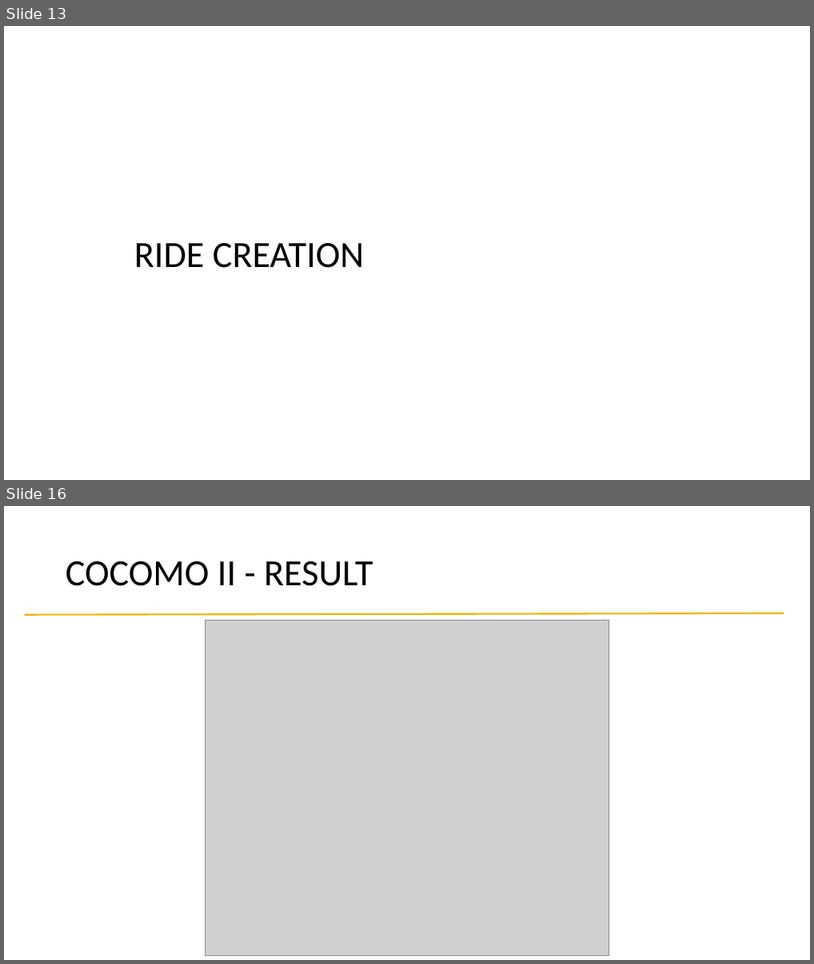
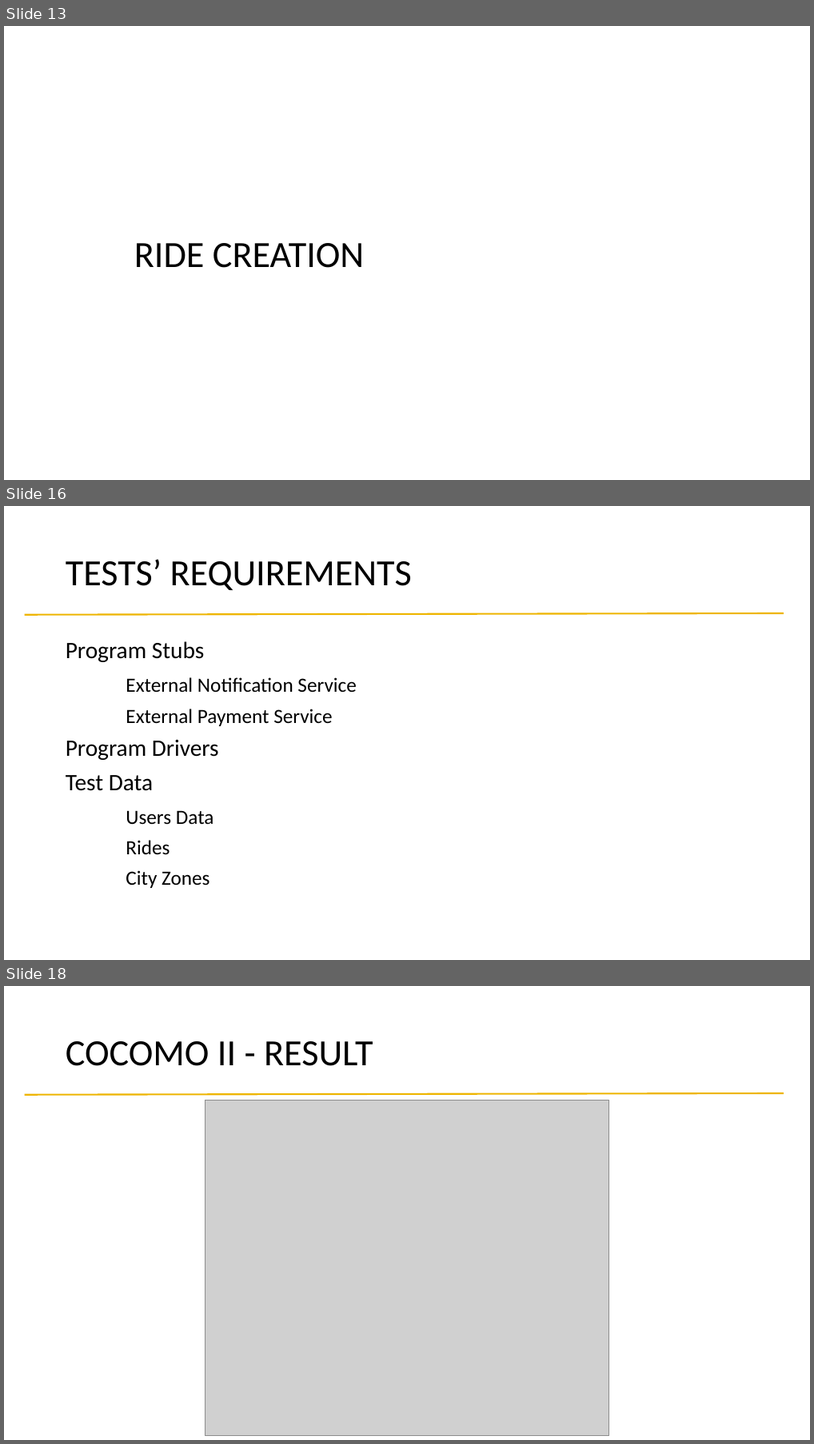
Before and after one commit to alessandrobaldassari/se2-polimi-baldassari-bendin-giarola, a slide deck: Final Presentation/Presentation.pptx. Shown one above the other, each under a label of ours: slides 13 and 16 before the commit, slides 13, 16 and 18 after it; the slides between them are not shown. The pictures are 814x964 and 814x1444 pixels, drawn with LibreOffice and Linux fonts; fonts in the diff are those of the drawing; grey boxes stand for pictures; background and template pictures are left out. Boxes give left, top, right and bottom in pixels: in the first picture for what was removed or moved away, otherwise in the second. Text is boxed around its words. In the diff, an @@ line names an element or a change of style, - is before the commit and + after.

```diff
--- a/Final Presentation/Presentation.pptx
+++ b/Final Presentation/Presentation.pptx
@@ slide 16 added at (x1=4, y1=506, x2=810, y2=960), background #FFFFFF; not listed: 1 template element that a slide beside it also shows @@
@@ title added at (x1=66, y1=559, x2=412, y2=590), 44 pt, text #000000 @@
+TESTS’ REQUIREMENTS
@@ text added at (x1=66, y1=641, x2=356, y2=888), 24 pt, text #000000 @@
+Program Stubs
+External Notification Service
+External Payment Service
+Program Drivers
+Test Data
+Users Data
+Rides
+City Zones
@@ what was slide 16 is now slide 18 @@
```
Also in this commit, not shown: 5 slides changed, 6 other slides added, 1 slide removed.
